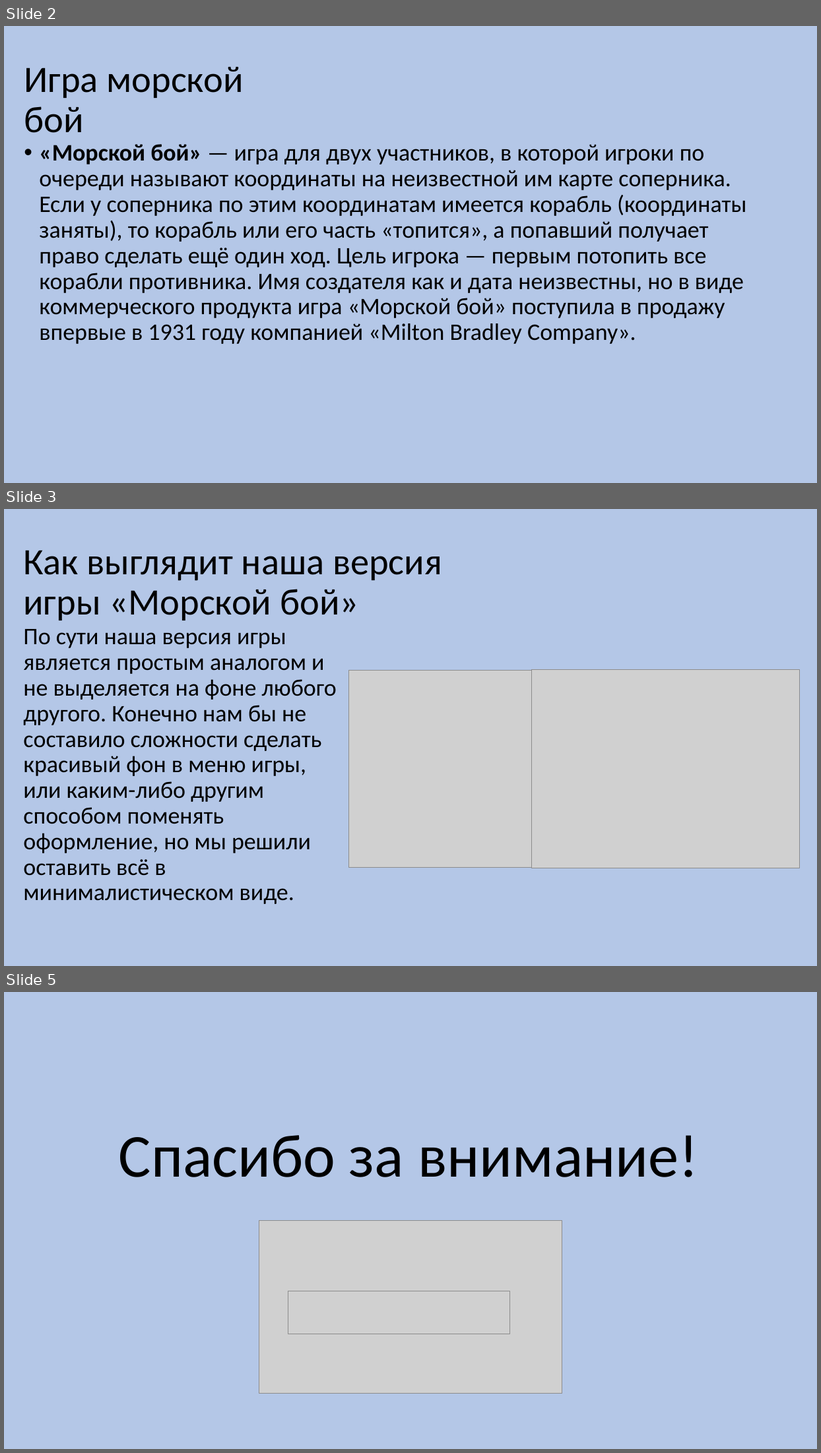
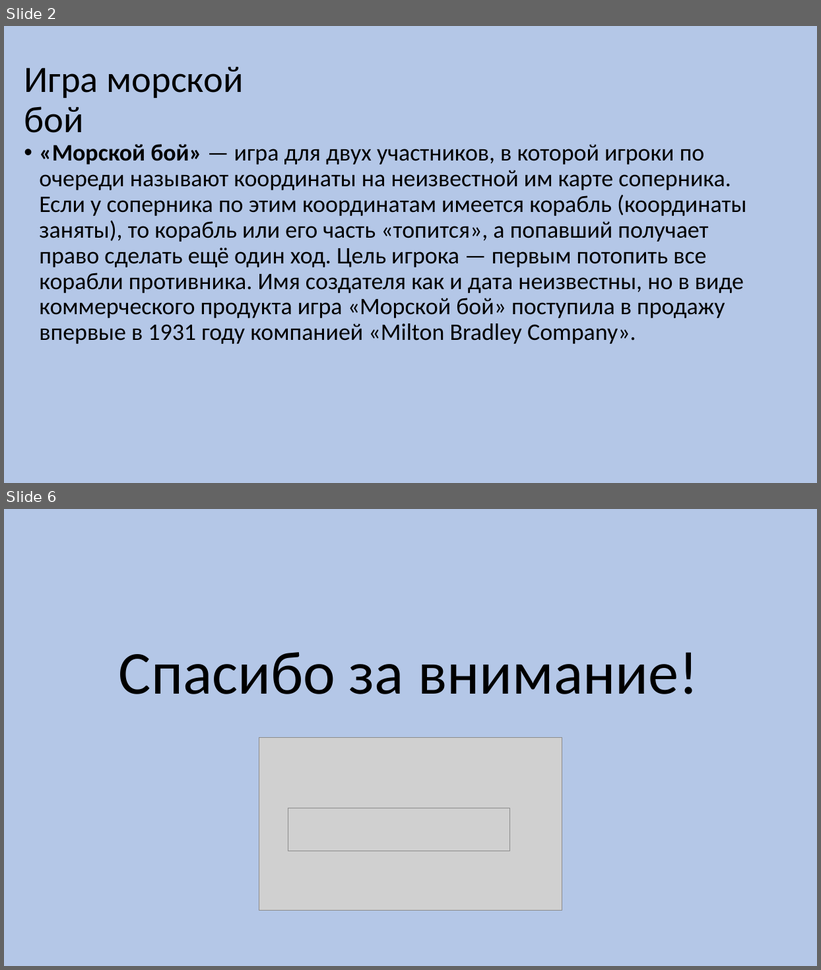
Before and after one commit to alwayskaylees/seabattle, a slide deck: seabattle.pptx. Shown one above the other, each under a label of ours: slides 2, 3 and 5 before the commit, slides 2 and 6 after it; the slides between them are not shown. The pictures are 821x1453 and 821x970 pixels, drawn with LibreOffice and Linux fonts; fonts in the diff are those of the drawing; grey boxes stand for pictures. Boxes give left, top, right and bottom in pixels: in the first picture for what was removed or moved away, otherwise in the second. Text is boxed around its words. In the diff, an @@ line names an element or a change of style, - is before the commit and + after.

```diff
--- a/seabattle.pptx
+++ b/seabattle.pptx
@@ slide 3 removed at [4,509,817,966], background #B4C7E7 @@
@@ title removed at [23,550,442,621] @@
-Как выглядит наша версия игры «Морской бой»
@@ text removed at [23,629,337,904] @@
-По сути наша версия игры является простым аналогом и не выделяется на фоне любого другого. Конечно нам бы не составило сложности сделать красивый фон в меню игры, или каким-либо другим способом поменять оформление, но мы решили оставить всё в минималистическом виде.
@@ picture removed at [349,670,531,867] @@
@@ picture removed at [531,670,799,868] @@
@@ what was slide 5 is now slide 6 @@
```
Also in this commit, not shown: 1 slide changed, 2 slides added.
